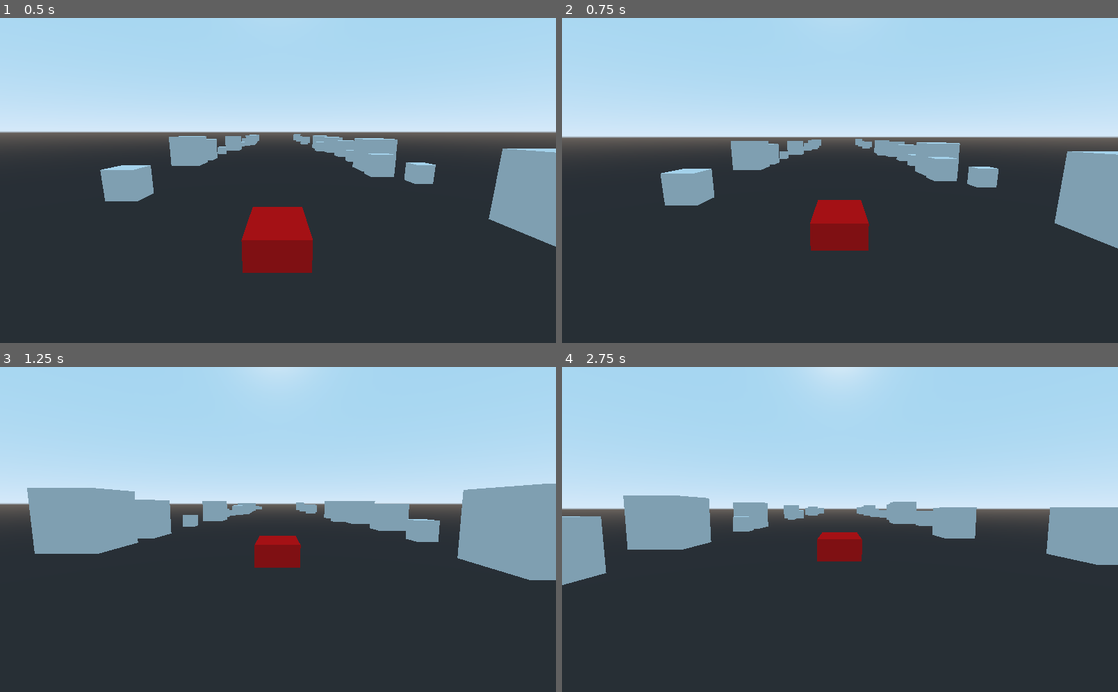
Above: before the commit, frames 1-4 (two rows, left to right).
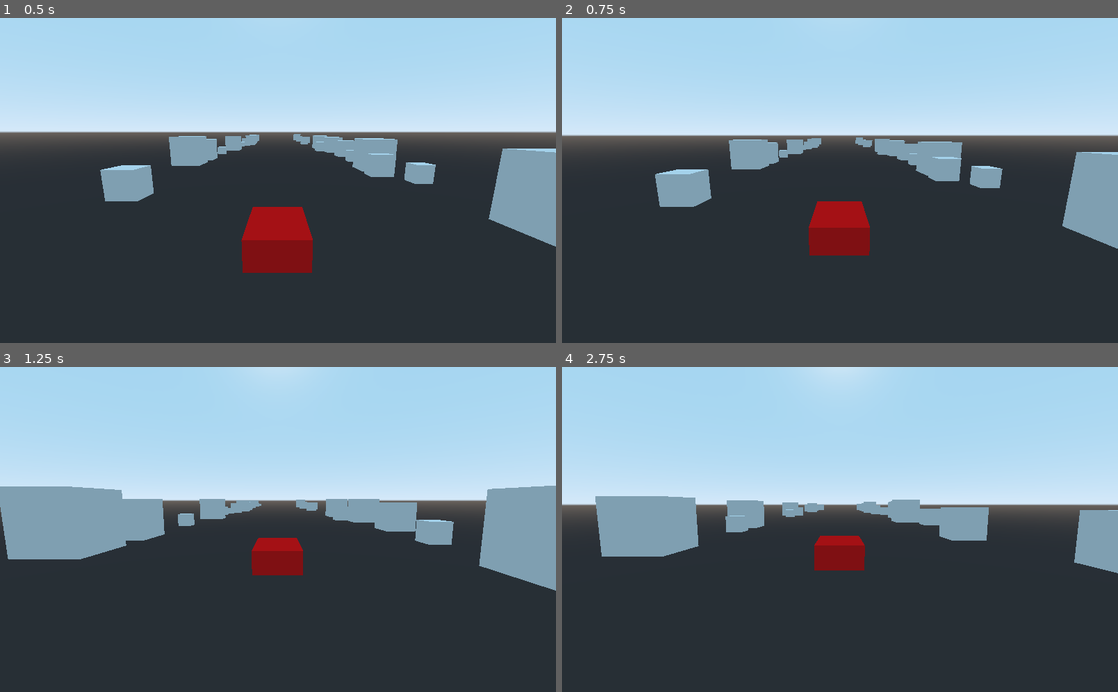
Above: after the commit, the same moments.

Repository: Gatlink/LD50
Game: Godot game, scene res://Main.tscn
Same seed, same stepped clock (60 frames per second), same inputs: the game is played once before the commit and once after it.
Inputs:
- Up to frame 1 (0.5 s): no input
- Up to frame 2 (0.75 s): tap Enter at 0.5 s; hold W (Accelerate) from 0.53 s (still down)
- Up to frame 3 (1.25 s): keep holding W (Accelerate)
- Up to frame 4 (2.75 s): release W (Accelerate) at 1.28 s; hold W (Accelerate) from 2.03 s (still down)

Frame 1 is identical in both runs. In frame 2, 2.3% of the frame differs, in the area x 0-100%, y 35-74%; in frame 3, 4.5%; in frame 4, 5.9%, in the area x 0-100%, y 39-68%.

Commit message:
better camera placement

Diff:
--- a/Main.tscn
+++ b/Main.tscn
@@ -7,7 +7,7 @@
 
 [sub_resource type="Curve3D" id=1]
 _data = {
-"points": PoolVector3Array( 0, 0, -1.83304, 0, 0, 1.83304, 0, 1.41981, 1.59013, 0, 1.31172, -0.874479, 0, -1.31172, 0.874479, 0, -0.194613, 5.84481 ),
+"points": PoolVector3Array( 0, 0, -1.83304, 0, 0, 1.83304, 0, 1.41981, 1.59013, 0, 1.31172, -0.874479, 0, -1.31172, 0.874479, 0, 0.0515423, 4.64396 ),
 "tilts": PoolRealArray( 0, 0 )
 }
 
